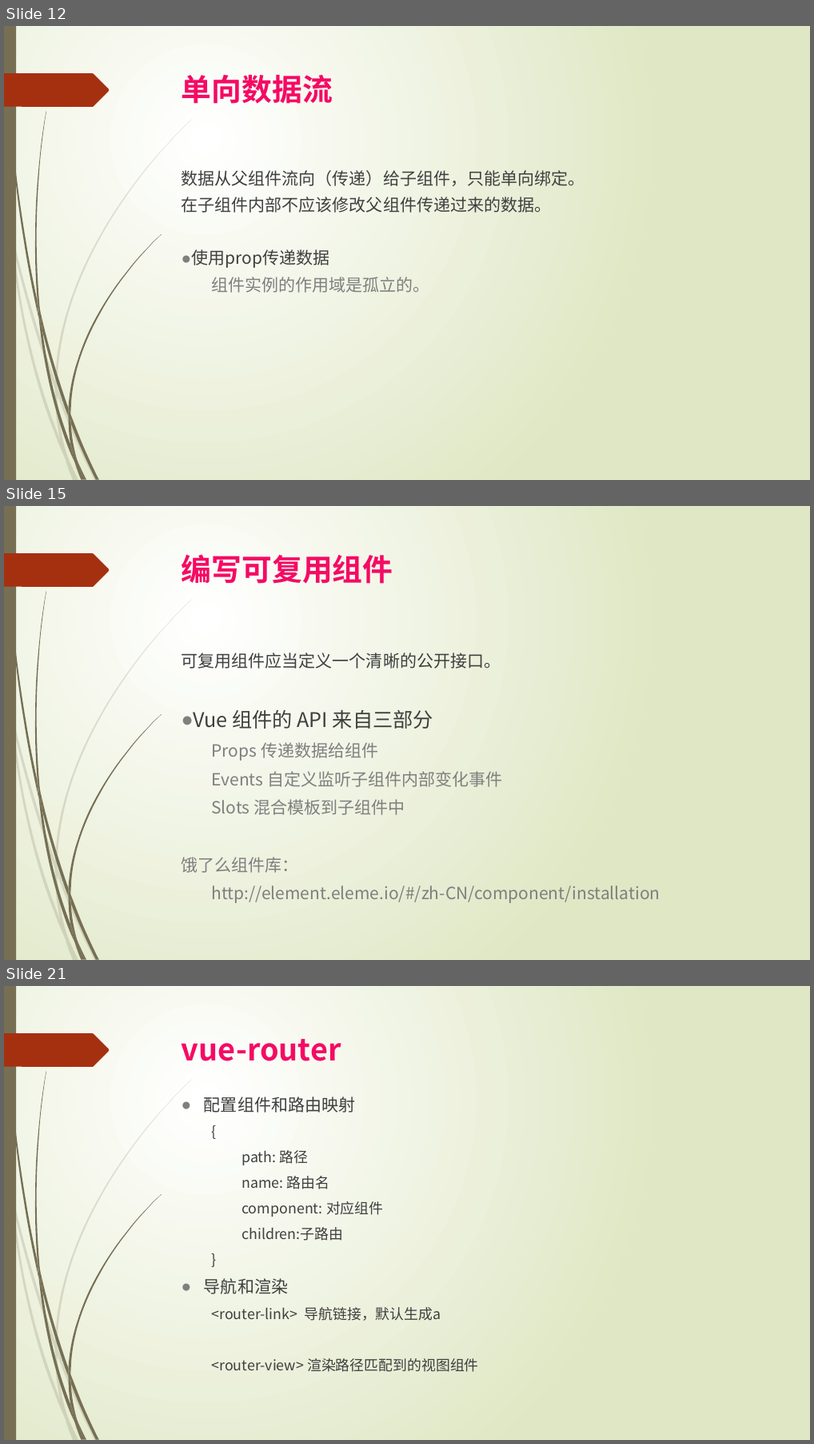
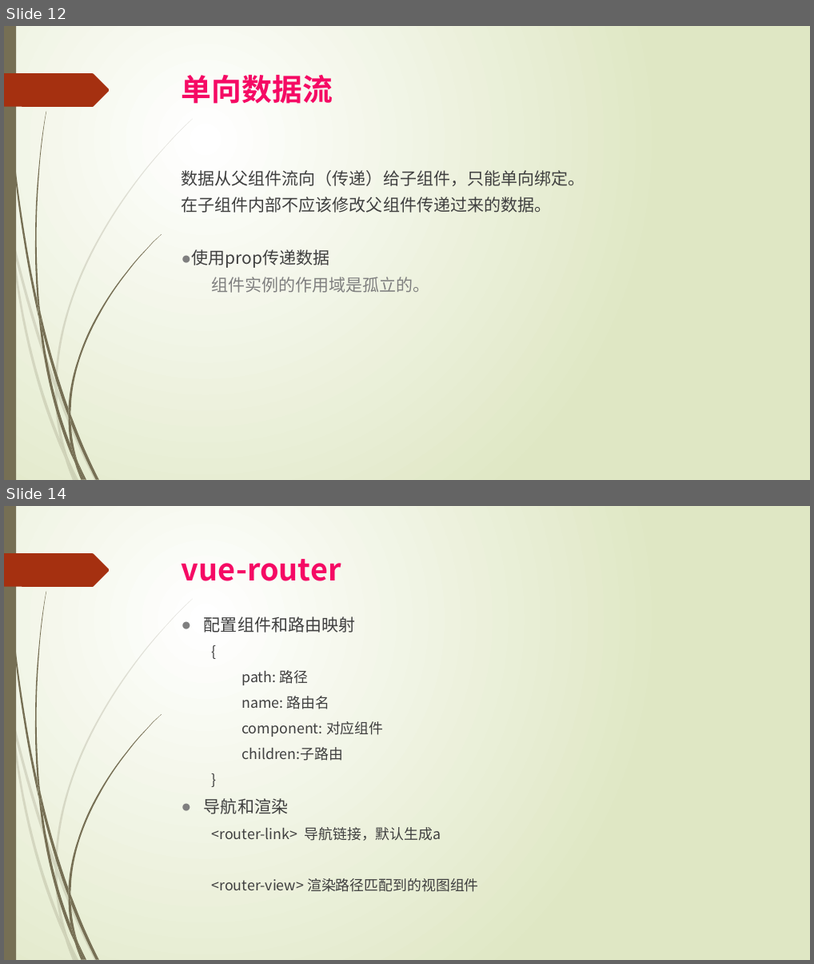
Before and after one commit to zhenzhen0321/qishoucode, a slide deck: vue分享.pptx. Shown one above the other, each under a label of ours: slides 12, 15 and 21 before the commit, slides 12 and 14 after it; the slides between them are not shown. The pictures are 814x1444 and 814x964 pixels, drawn with LibreOffice and Linux fonts; fonts in the diff are those of the drawing. Boxes give left, top, right and bottom in pixels: in the first picture for what was removed or moved away, otherwise in the second. Text is boxed around its words. In the diff, an @@ line names an element or a change of style, - is before the commit and + after.

```diff
--- a/vue分享.pptx
+++ b/vue分享.pptx
@@ slide 15 removed at <box>4,506,810,960</box>, background gradient #FFFFFF to #DFE8C4; not listed: 24 template elements that a slide beside it also shows @@
@@ title removed at <box>182,554,394,584</box> @@
-编写可复用组件
@@ text removed at <box>182,652,660,903</box> @@
-  可复用组件应当定义一个清晰的公开接口。
-  ● Vue 组件的 API 来自三部分
-  Props 传递数据给组件
-  Events 自定义监听子组件内部变化事件
-  Slots 混合模板到子组件中
-  饿了么组件库：
-  http://element.eleme.io/#/zh-CN/component/installation
@@ what was slide 21 is now slide 14 @@
```
Also in this commit, not shown: 3 slides changed, 1 slide added, 7 other slides removed, 1 other file.
